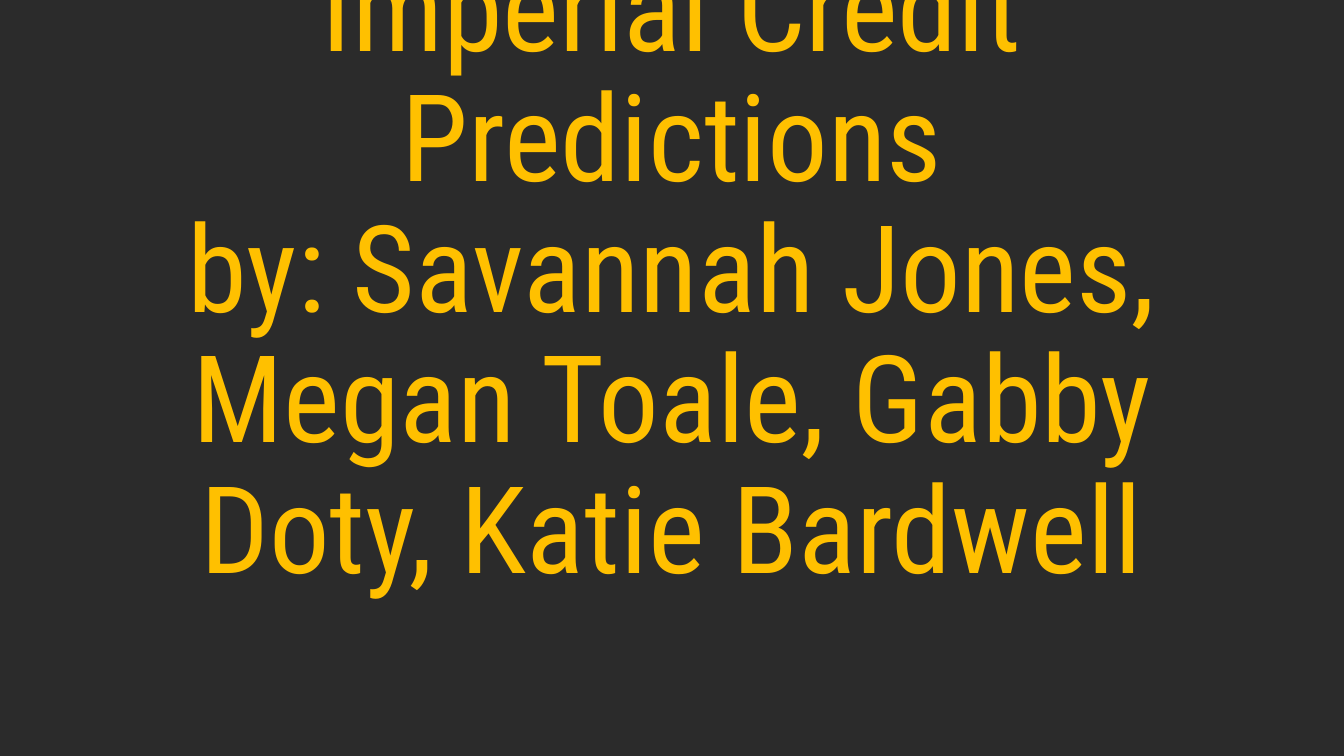
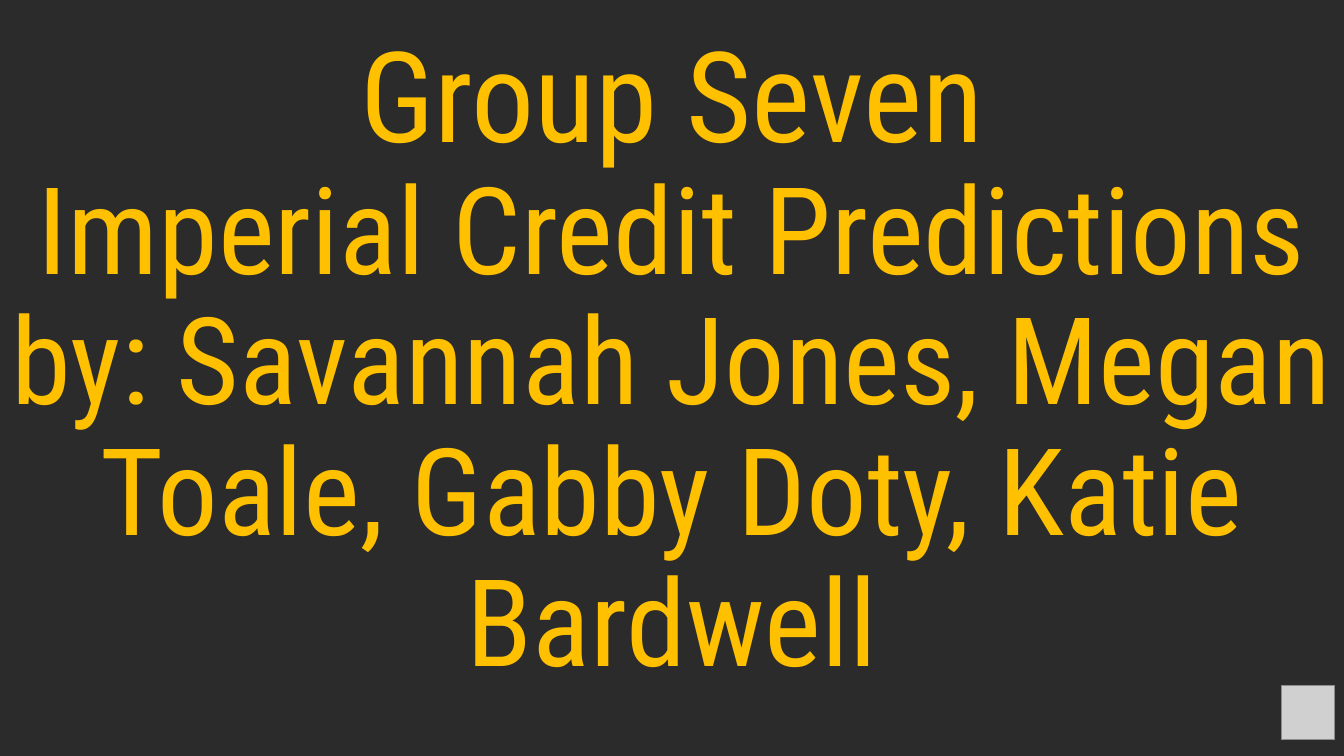
Before and after one commit to kbardwel/Final-Group-7, a slide deck: slide 1 of Predictions Powerpoint.pptx. Drawn at 1344x756 pixels with LibreOffice and Linux fonts; fonts in the diff are those of the drawing; grey boxes stand for pictures; background and template pictures are left out; a plain dark background stands for a picture behind light text. Boxes give left, top, right and bottom in pixels: in the first picture for what was removed or moved away, otherwise in the second. Text is boxed around its words. In the diff, an @@ line names an element or a change of style, - is before the commit and + after.

```diff
--- a/Predictions Powerpoint.pptx
+++ b/Predictions Powerpoint.pptx
@@ title "Group Seven Imperial Credit Predictions ..." rewrapped from (188, 0, 1155, 599) to (12, 51, 1331, 667) @@
@@ picture added at (1281, 686, 1335, 739) @@
```
Also in this commit, not shown: 2 slides added, 3 slides removed, 1 other file.
